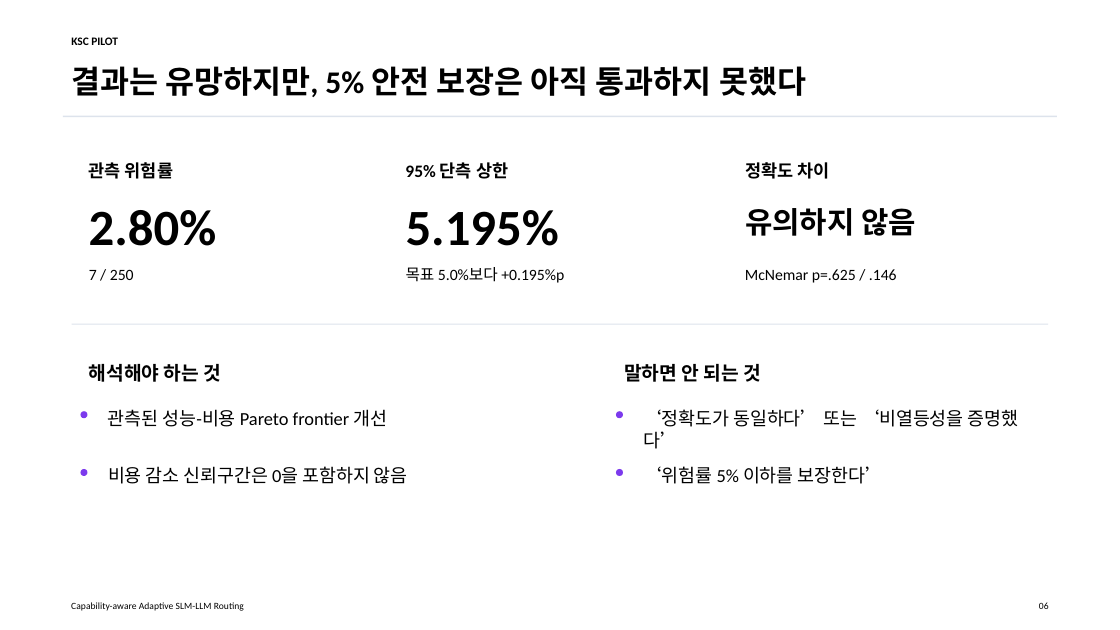
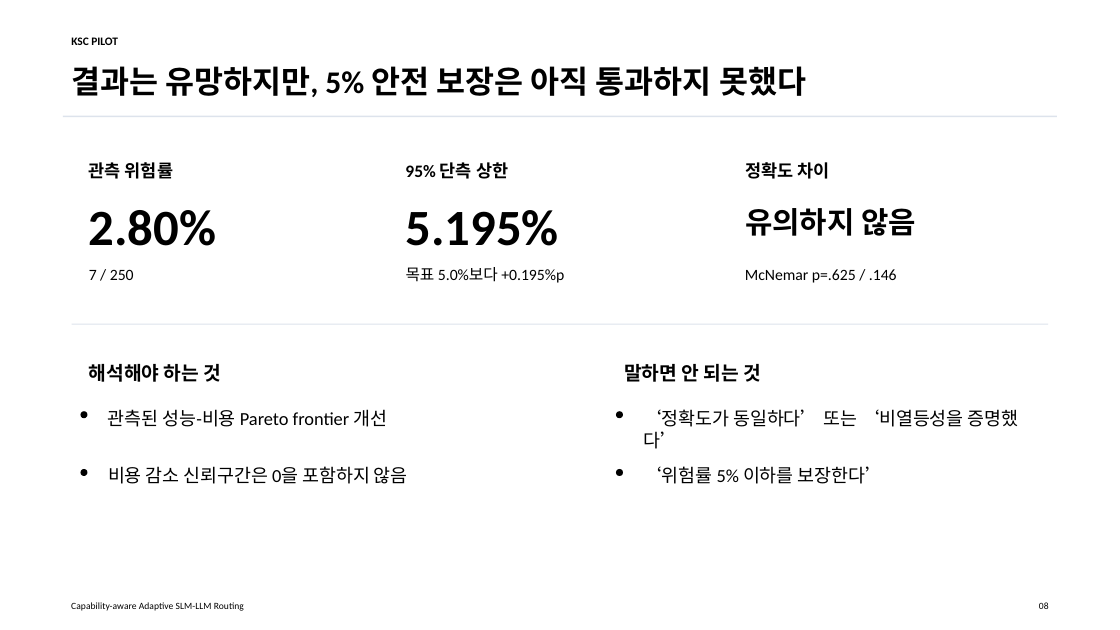
Before and after one commit to chjnett/llm_router, a slide deck: slide 8 of paper/presentation/KSC_PILOT_presentation.pptx (slide 6 before the commit). Drawn at 1120x630 pixels with LibreOffice and Linux fonts; fonts in the diff are those of the drawing. Boxes give left, top, right and bottom in pixels: in the first picture for what was removed or moved away, otherwise in the second. Text is boxed around its words. In the diff, an @@ line names an element or a change of style, - is before the commit and + after.

Commit message:
docs: add routing formula slides and monochrome theme

```diff
--- a/paper/presentation/KSC_PILOT_presentation.pptx
+++ b/paper/presentation/KSC_PILOT_presentation.pptx
@@ fill #7C3AED to #000000 in 4 elements at (x1=81, y1=412, x2=87, y2=418), (x1=81, y1=469, x2=87, y2=476), (x1=616, y1=412, x2=623, y2=418), (x1=616, y1=469, x2=623, y2=476) @@
```
Also in this commit, not shown: 8 other slides changed, 2 slides added, 1 other file.
